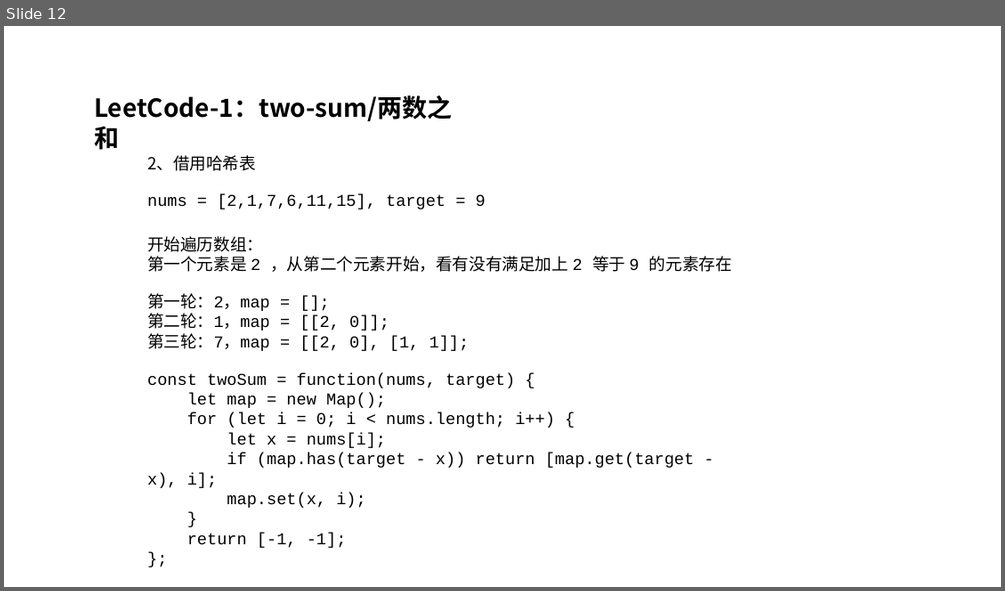
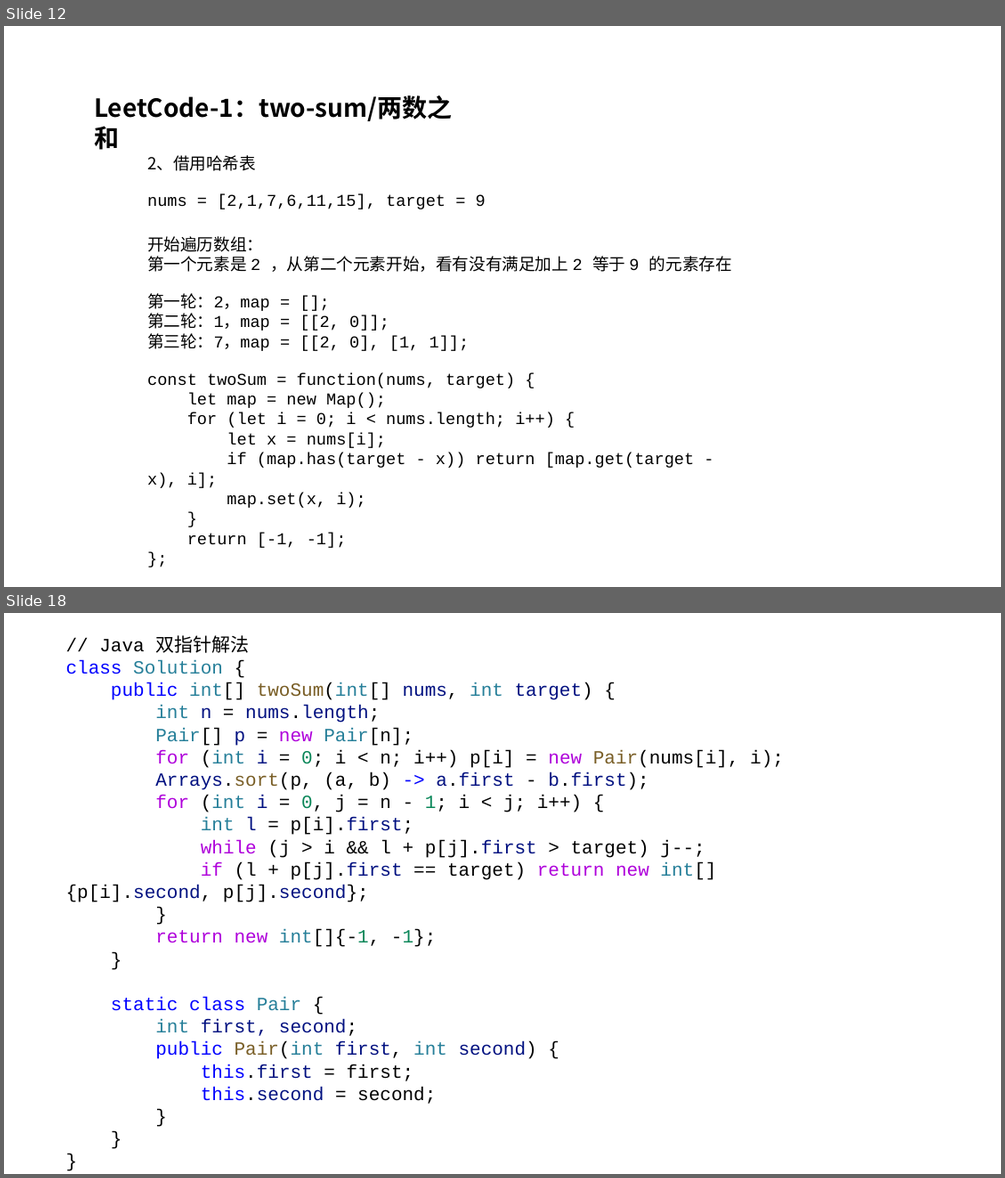
Before and after one commit to hemingqiao/algorithms, a slide deck: miao/LC1-two-sum(时间复杂度简介).pptx. Shown one above the other, each under a label of ours: slide 12 before the commit, slides 12 and 18 after it; the slides between them are not shown. The pictures are 1005x591 and 1005x1178 pixels, drawn with LibreOffice and Linux fonts; fonts in the diff are those of the drawing. Boxes give left, top, right and bottom in pixels: in the first picture for what was removed or moved away, otherwise in the second. Text is boxed around its words. In the diff, an @@ line names an element or a change of style, - is before the commit and + after.

```diff
--- a/miao/LC1-two-sum(时间复杂度简介).pptx
+++ b/miao/LC1-two-sum(时间复杂度简介).pptx
@@ slide 18 added at (4,613,1001,1174), background #FFFFFF @@
@@ text added at (66,635,784,1103), 18 pt, text #000000 @@
+// Java 双指针解法
+class Solution {
+public int[] twoSum(int[] nums, int target) {
+int n = nums.length;
+Pair[] p = new Pair[n];
+for (int i = 0; i < n; i++) p[i] = new Pair(nums[i], i);
+Arrays.sort(p, (a, b) -> a.first - b.first);
+for (int i = 0, j = n - 1; i < j; i++) {
+int l = p[i].first;
+while (j > i && l + p[j].first > target) j--;
+if (l + p[j].first == target) return new int[]{p[i].second, p[j].second};
+}
+return new int[]{-1, -1};
+}
+static class Pair {
+int first, second;
+public Pair(int first, int second) {
+this.first = first;
+this.second = second;
+}
+}
+}
```
Also in this commit, not shown: 1 slide changed, 3 other slides added, 1 slide removed.
